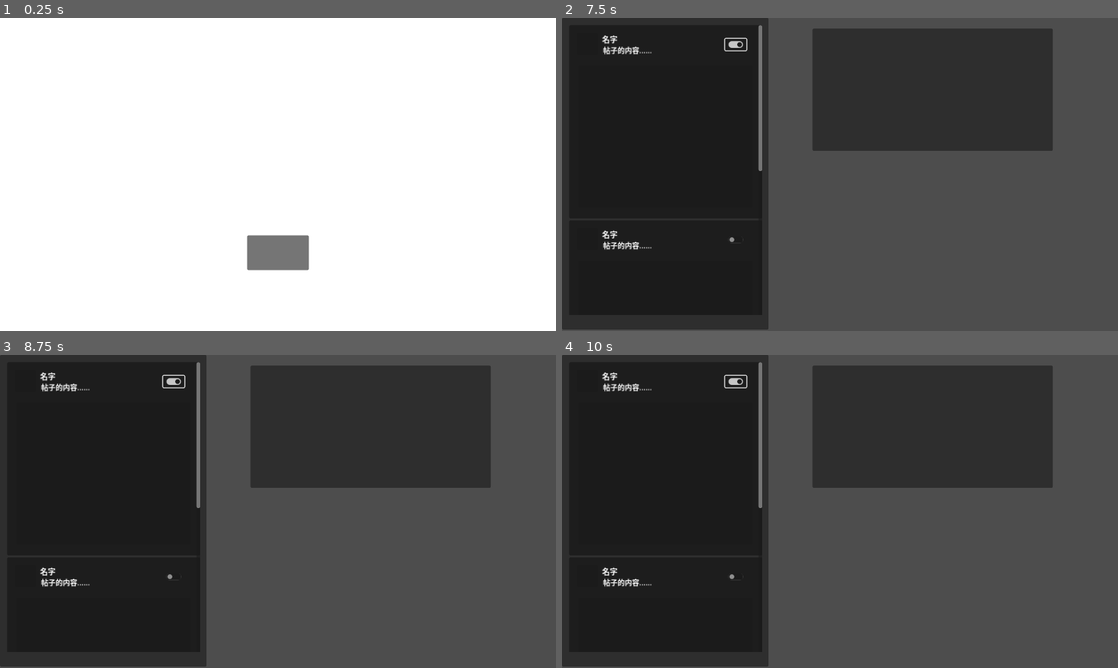
Above: before the commit, frames 1-4 (two rows, left to right).
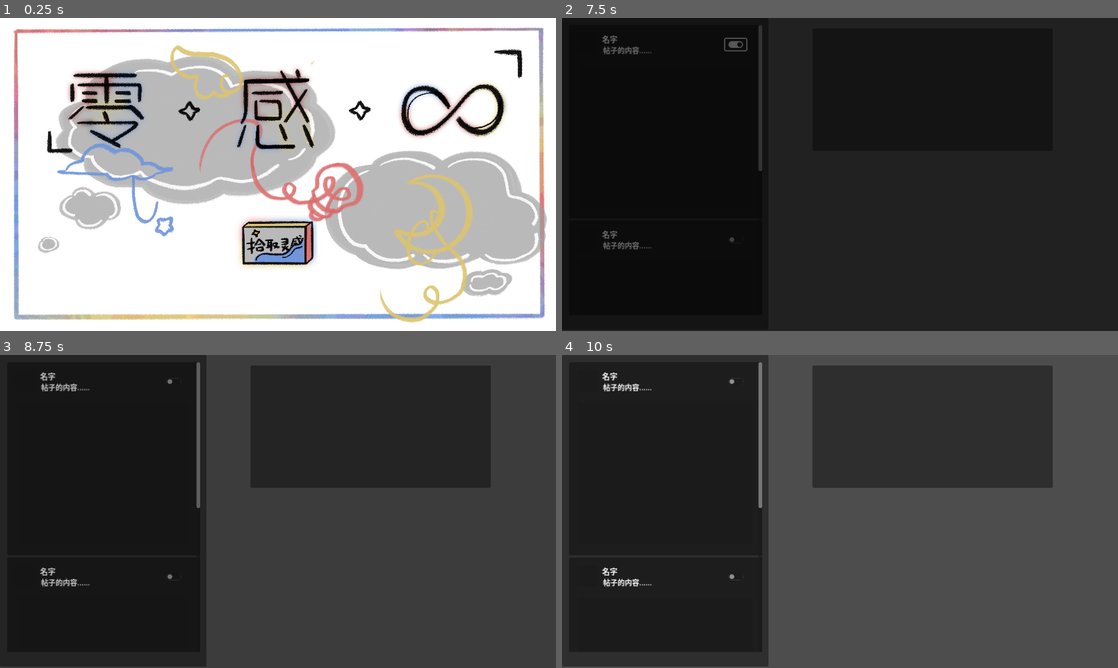
Above: after the commit, the same moments.

Repository: kmeykranz/JamTime-CIGA24
Game: Godot game, scene res://scenes/title_screen.tscn
Two runs of this game, one before a commit and one after it. Both use one fixed random seed, a clock stepped at 60 frames per second and the inputs below. Before the commit the project has no main scene; this scene is started directly in both runs.
Inputs (mouse positions are in pixels of both pictures, inside the frame that each line leads up to; where the layout moved, square brackets give the same spot in the first picture):
- Up to frame 1 (0.25 s): no input
- Up to frame 2 (7.5 s): click (840, 243) [840, 252] at 0.5 s; click (734, 46) at 1.27 s; click (734, 46) at 2.02 s; click (734, 46) at 2.77 s; tap Enter at 3.5, 5, 6.5 s; tap Space at 4.25, 5.75, 7.25 s; tap Escape (ui_esc, bound only after the commit) at 7.15 s
- Up to frame 3 (8.75 s): click (278, 580) at 8.02 s
- Up to frame 4 (10 s): no input

The runs differ from the first frame. In frame 1, 40% of the frame differs, in the area x 2-99%, y 2-98%; in frame 2, 69%, in the area x 0-100%, y 0-100%; in frame 3, 0.6%; in frame 4, 0.1%.

Commit message:
Update main screen texture

Diff:
--- /dev/null
+++ b/assets/button_themes/start_game_button_theme.tres
@@ -0,0 +1,9 @@
+[gd_resource type="Theme" format=3 uid="uid://bl2g4bkbjpwd1"]
+
+[resource]
+Button/colors/icon_focus_color = Color(0.76662, 0.76662, 0.76662, 1)
+Button/colors/icon_hover_color = Color(0.74978, 0.74978, 0.74978, 1)
+Button/colors/icon_hover_pressed_color = Color(1, 1, 1, 1)
+Button/colors/icon_normal_color = Color(1, 1, 1, 1)
+Button/colors/icon_pressed_color = Color(1, 1, 1, 1)
+Button/styles/focus = null
--- a/project.godot
+++ b/project.godot
@@ -11,6 +11,7 @@
 [application]
 
 config/name="CIGA24"
+run/main_scene="res://scenes/title_screen.tscn"
 config/features=PackedStringArray("4.2", "GL Compatibility")
 config/icon="res://icon.svg"
 
@@ -21,6 +22,15 @@
 [display]
 
 window/stretch/mode="canvas_items"
+mouse_cursor/custom_image="res://assets/mouse.png"
+
+[input]
+
+ui_esc={
+"deadzone": 0.5,
+"events": [Object(InputEventKey,"resource_local_to_scene":false,"resource_name":"","device":-1,"window_id":0,"alt_pressed":false,"shift_pressed":false,"ctrl_pressed":false,"meta_pressed":false,"pressed":false,"keycode":0,"physical_keycode":4194305,"key_label":0,"unicode":0,"echo":false,"script":null)
+]
+}
 
 [rendering]
 
--- a/scenes/title_screen.tscn
+++ b/scenes/title_screen.tscn
@@ -1,6 +1,15 @@
-[gd_scene load_steps=2 format=3 uid="uid://bhmw45mjommts"]
+[gd_scene load_steps=11 format=3 uid="uid://bhmw45mjommts"]
 
 [ext_resource type="Script" path="res://scripts/title_screen.gd" id="1_8odqj"]
+[ext_resource type="Texture2D" uid="uid://lhw0ipbrgf7c" path="res://assets/menu/0706_9.png" id="2_35173"]
+[ext_resource type="Texture2D" uid="uid://btmsppg2t354r" path="res://assets/menu/0706_5.png" id="3_mtxul"]
+[ext_resource type="Texture2D" uid="uid://dsqnv52k4idcu" path="res://assets/menu/0706_4.png" id="3_qtfrc"]
+[ext_resource type="Texture2D" uid="uid://df7wbvgublems" path="res://assets/menu/0706_6.png" id="4_4e1ab"]
+[ext_resource type="Texture2D" uid="uid://bhhbxw4ckee1j" path="res://assets/menu/0706_2.png" id="4_p88hr"]
+[ext_resource type="Texture2D" uid="uid://cr5h4p1ti1jlu" path="res://assets/menu/0706_3.png" id="5_0sryp"]
+[ext_resource type="Theme" uid="uid://bl2g4bkbjpwd1" path="res://assets/button_themes/start_game_button_theme.tres" id="5_1qf4t"]
+[ext_resource type="Texture2D" uid="uid://c56ne86jblqsx" path="res://assets/menu/0706_7.png" id="5_ghund"]
+[ext_resource type="Texture2D" uid="uid://bw5wdqlm257mm" path="res://assets/menu/0706_8.png" id="6_nk38g"]
 
 [node name="title_screen" type="Control"]
 layout_mode = 3
@@ -11,41 +20,110 @@
 grow_vertical = 2
 script = ExtResource("1_8odqj")
 
-[node name="ColorRect" type="ColorRect" parent="."]
+[node name="BackgroundTexture" type="TextureRect" parent="."]
 layout_mode = 1
 anchors_preset = 15
 anchor_right = 1.0
 anchor_bottom = 1.0
 grow_horizontal = 2
 grow_vertical = 2
+texture = ExtResource("2_35173")
+expand_mode = 2
+
+[node name="Moon" type="TextureRect" parent="."]
+layout_mode = 1
+anchors_preset = 15
+anchor_right = 1.0
+anchor_bottom = 1.0
+offset_top = -60.0
+offset_bottom = 60.0
+grow_horizontal = 2
+grow_vertical = 2
+texture = ExtResource("3_mtxul")
+expand_mode = 5
+stretch_mode = 4
+
+[node name="Wing" type="TextureRect" parent="."]
+layout_mode = 1
+anchors_preset = 15
+anchor_right = 1.0
+anchor_bottom = 1.0
+offset_top = -60.0
+offset_bottom = 60.0
+grow_horizontal = 2
+grow_vertical = 2
+texture = ExtResource("4_4e1ab")
+expand_mode = 5
+stretch_mode = 4
+
+[node name="Cloud" type="TextureRect" parent="."]
+layout_mode = 1
+anchors_preset = 15
+anchor_right = 1.0
+anchor_bottom = 1.0
+offset_top = -60.0
+offset_bottom = 60.0
+grow_horizontal = 2
+grow_vertical = 2
+texture = ExtResource("5_ghund")
+expand_mode = 5
+stretch_mode = 4
+
+[node name="Bulb" type="TextureRect" parent="."]
+layout_mode = 1
+anchors_preset = 15
+anchor_right = 1.0
+anchor_bottom = 1.0
+offset_top = -60.0
+offset_bottom = 60.0
+grow_horizontal = 2
+grow_vertical = 2
+texture = ExtResource("6_nk38g")
+expand_mode = 5
+stretch_mode = 4
+
+[node name="TitleText" type="TextureRect" parent="."]
+layout_mode = 1
+anchors_preset = 15
+anchor_right = 1.0
+anchor_bottom = 1.0
+offset_top = -60.0
+offset_bottom = 60.0
+grow_horizontal = 2
+grow_vertical = 2
+texture = ExtResource("3_qtfrc")
+expand_mode = 5
+stretch_mode = 4
+
+[node name="TitleSign" type="TextureRect" parent="."]
+layout_mode = 1
+anchors_preset = 15
+anchor_right = 1.0
+anchor_bottom = 1.0
+offset_top = -60.0
+offset_bottom = 60.0
+grow_horizontal = 2
+grow_vertical = 2
+texture = ExtResource("4_p88hr")
+expand_mode = 5
+stretch_mode = 4
 
 [node name="Button" type="Button" parent="."]
-custom_minimum_size = Vector2(128, 72)
 layout_mode = 1
 anchors_preset = 7
 anchor_left = 0.5
 anchor_top = 1.0
 anchor_right = 0.5
 anchor_bottom = 1.0
-offset_left = -64.0
-offset_top = -198.0
-offset_right = 64.0
-offset_bottom = -126.0
+offset_left = -91.0
+offset_top = -241.0
+offset_right = 779.0
+offset_bottom = 343.0
 grow_horizontal = 2
 grow_vertical = 0
-
-[node name="TextureRect" type="TextureRect" parent="."]
-layout_mode = 1
-anchors_preset = 8
-anchor_left = 0.5
-anchor_top = 0.5
-anchor_right = 0.5
-anchor_bottom = 0.5
-offset_left = -20.0
-offset_top = -120.0
-offset_right = 20.0
-offset_bottom = -80.0
-grow_horizontal = 2
-grow_vertical = 2
+scale = Vector2(0.2, 0.2)
+theme = ExtResource("5_1qf4t")
+icon = ExtResource("5_0sryp")
+flat = true
 
 [connection signal="pressed" from="Button" to="." method="_on_button_pressed"]
--- a/scripts/title_screen.gd
+++ b/scripts/title_screen.gd
@@ -14,3 +14,4 @@
 
 func _on_button_pressed():
 	Globals.start_game()
+	print("start")
Binary file changed: assets/menu/0706_1.png
Binary file changed: assets/menu/0706_3.png
Binary file added: assets/mouse.png
Not shown, added: assets/mouse.png.import
Not shown, changed: assets/.DS_Store
